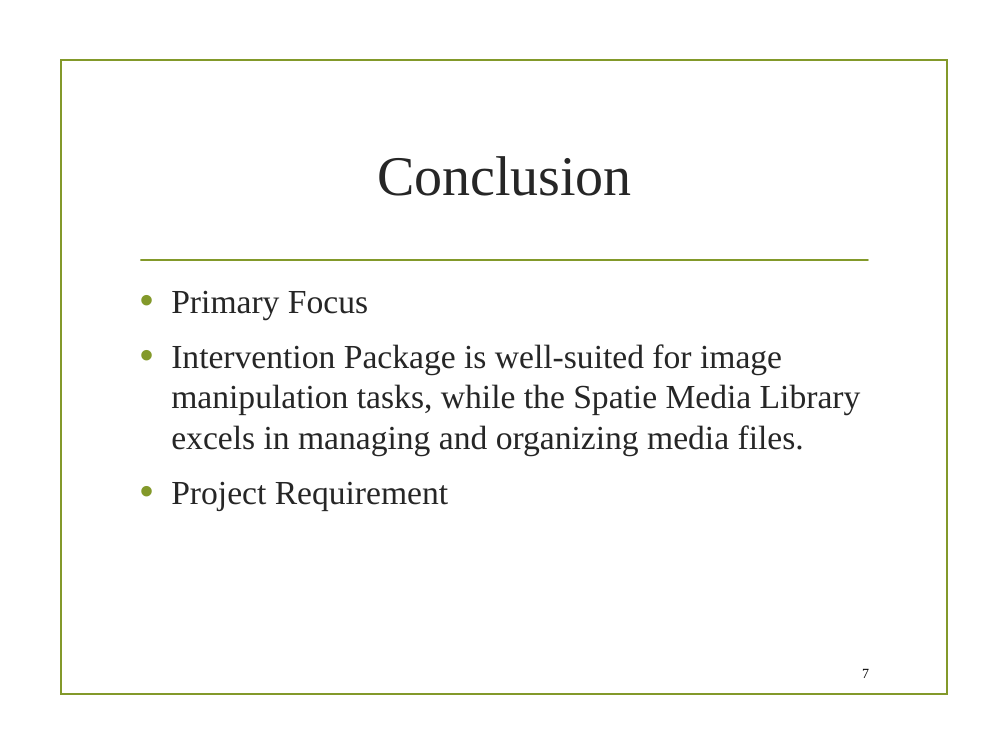
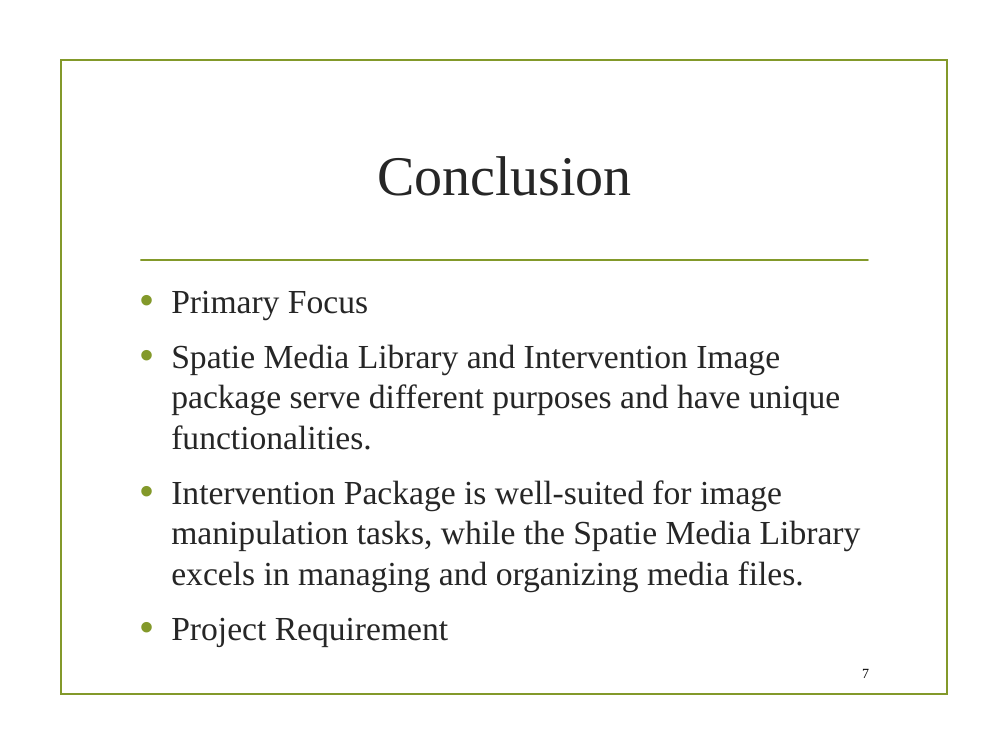
Before and after one commit to KhanalBishnu/Ecom-By-YT, a slide deck: slide 7 of public/friend/Comparison of Two Powerful Laravel Packages for Image and Media Managemen.pptx. Drawn at 1008x756 pixels with LibreOffice and Linux fonts; fonts in the diff are those of the drawing; background and template pictures are left out. Boxes give left, top, right and bottom in pixels: in the first picture for what was removed or moved away, otherwise in the second. Text is boxed around its words. In the diff, an @@ line names an element or a change of style, - is before the commit and + after.

```diff
--- a/public/friend/Comparison of Two Powerful Laravel Packages for Image and Media Managemen.pptx
+++ b/public/friend/Comparison of Two Powerful Laravel Packages for Image and Media Managemen.pptx
@@ text at (171,344,840,450): paragraph added @@
+• Spatie Media Library and Intervention Image package serve different purposes and have unique functionalities.
```
Also in this commit, not shown: 5 other slides changed.
